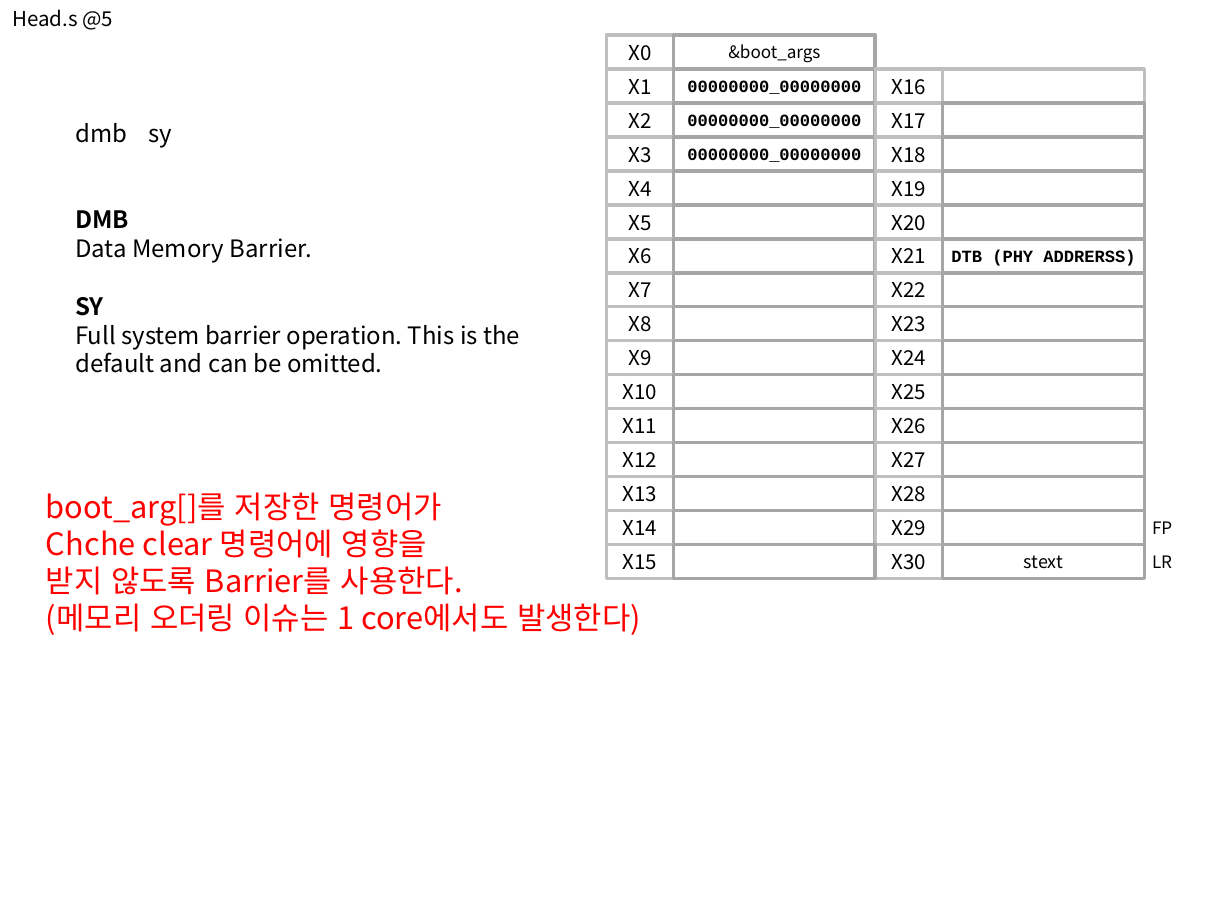
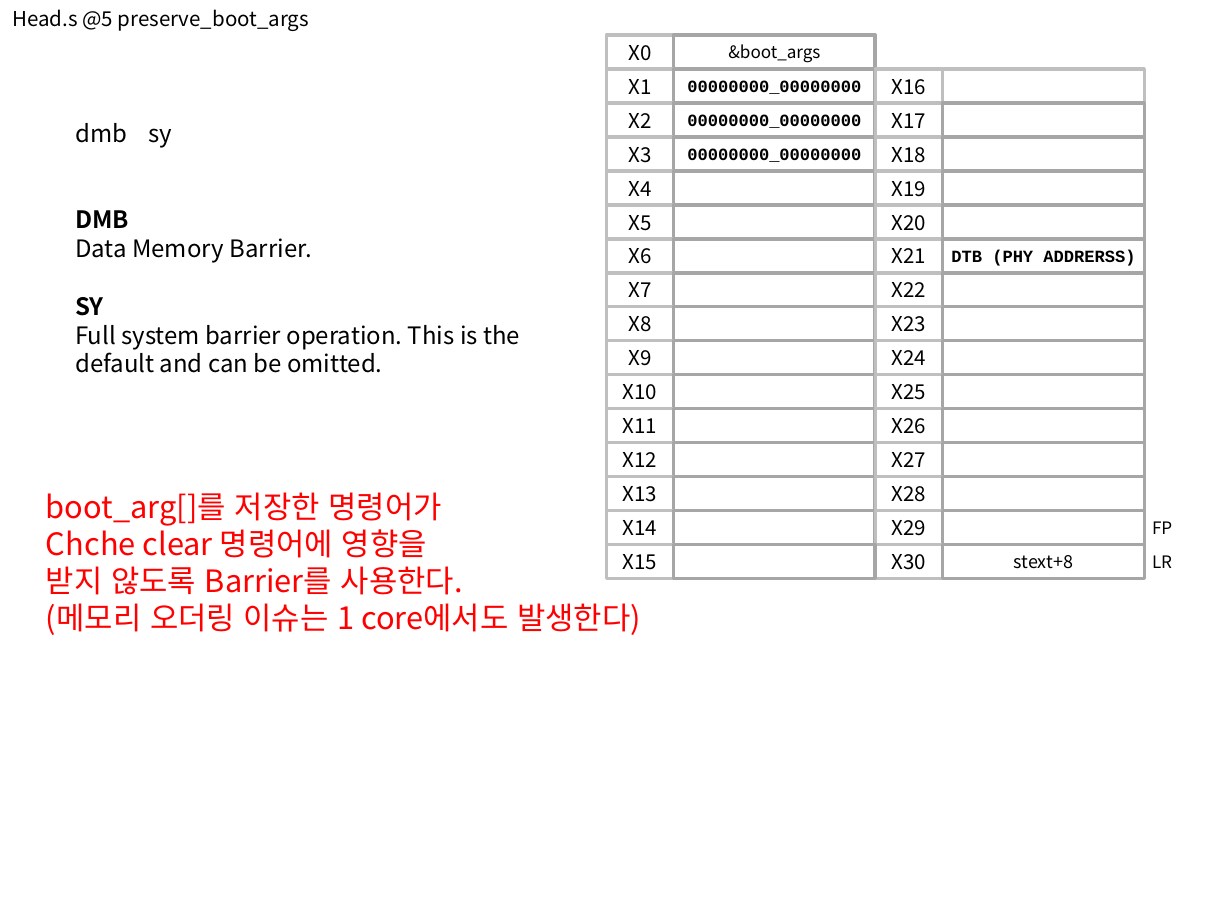
Before and after one commit to iamroot16a/study, a slide deck: slide 7 of 분석자료/head.S/head.s.pptx. Drawn at 1232x924 pixels with LibreOffice and Linux fonts; fonts in the diff are those of the drawing. Boxes give left, top, right and bottom in pixels: in the first picture for what was removed or moved away, otherwise in the second. Text is boxed around its words. In the diff, an @@ line names an element or a change of style, - is before the commit and + after.

```diff
--- a/분석자료/head.S/head.s.pptx
+++ b/분석자료/head.S/head.s.pptx
@@ text at [12, 9, 310, 31]: text changed @@
-Head.s @5
+Head.s @5 preserve_boot_args
@@ text in rectangle at [1014, 555, 1073, 569]: text changed @@
-stext
+stext+8
```
Also in this commit, not shown: 7 other slides changed, 27 slides added, 2 other files.
